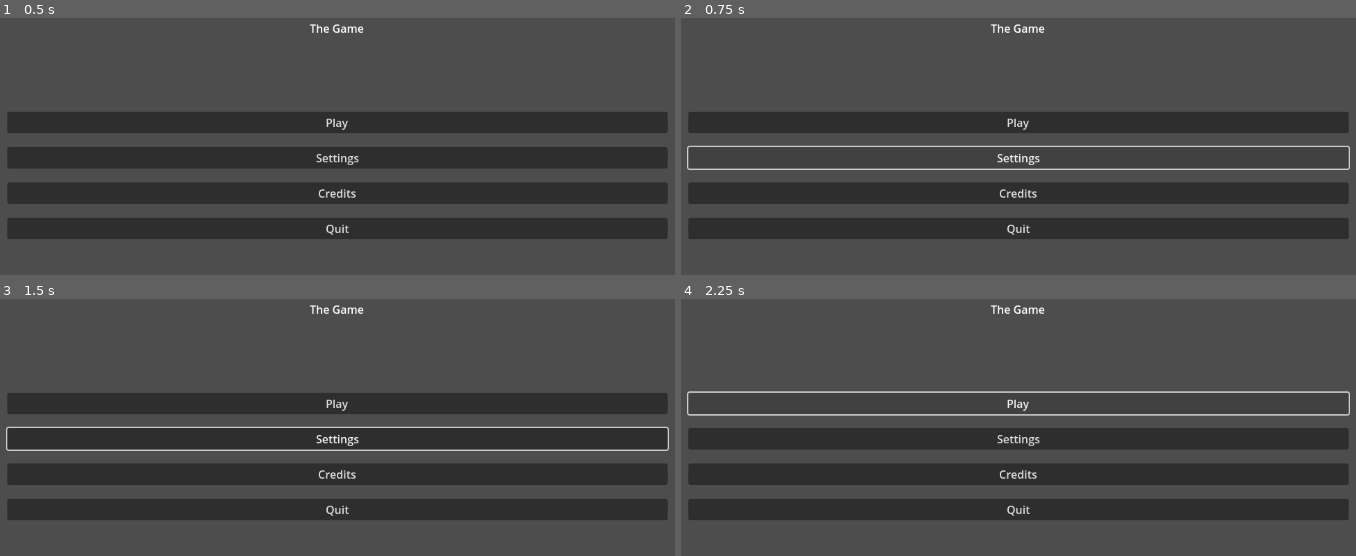
Above: before the commit, frames 1-4 (two rows, left to right).
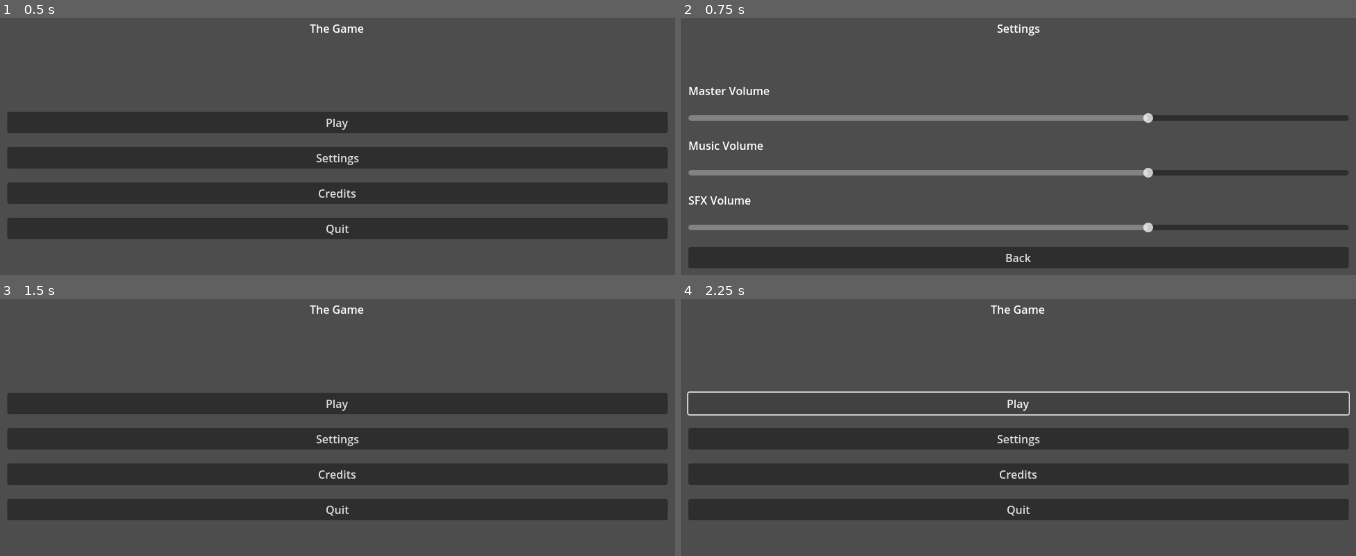
Above: after the commit, the same moments.

Repository: Zailef/GameOff2024
Game: Godot game, scene res://scenes/menus/main_menu/main_menu.tscn
The game is run twice, just before and just after one commit, with the same random seed, the same clock (stepped at 60 frames per second) and the same inputs.
Inputs (mouse positions are in pixels of both pictures, inside the frame that each line leads up to):
- Up to frame 1 (0.5 s): no input
- Up to frame 2 (0.75 s): click "Settings" at 0.5 s
- Up to frame 3 (1.5 s): click (337, 538) at 1.25 s, where only the run after the commit has a clickable "Back"
- Up to frame 4 (2.25 s): click "Play" at 2 s

Frame 1 is identical in both runs. In frame 2, 35% of the frame differs, in the area x 0-100%, y 2-98%; in frame 3, 1.6%; in frame 4, nothing differs.

Commit message:
Add a settings menu stub

Diff:
--- a/scenes/menus/main_menu/main_menu.gd
+++ b/scenes/menus/main_menu/main_menu.gd
@@ -4,6 +4,8 @@
 @onready var settings_button: Button = %SettingsButton
 @onready var credits_button: Button = %CreditsButton
 @onready var quit_button: Button = %QuitButton
+
+var settings_menu_scene: PackedScene = preload("res://scenes/menus/settings_menu/settings_menu.tscn")
 
 func _ready() -> void:
     play_button.pressed.connect(_on_play_button_pressed)
@@ -15,7 +17,7 @@
     pass
 
 func _on_settings_button_pressed() -> void:
-    pass
+    get_tree().change_scene_to_packed(settings_menu_scene)
 
 func _on_credits_button_pressed() -> void:
     pass
--- /dev/null
+++ b/scenes/menus/settings_menu/settings_menu.gd
@@ -0,0 +1,37 @@
+extends Control
+
+@onready var back_button: Button = %BackButton
+@onready var sound_effect_slider: HSlider = %SFXVolumeSlider
+@onready var music_slider: HSlider = %MusicVolumeSlider
+@onready var master_slider: HSlider = %MasterVolumeSlider
+@onready var sfx_sampler: AudioStreamPlayer = $SFXSampler
+
+var main_menu_scene: PackedScene = load("res://scenes/menus/main_menu/main_menu.tscn")
+
+func _ready() -> void:
+	set_process(false)
+
+	back_button.pressed.connect(_on_back_button_pressed)
+
+	sound_effect_slider.value_changed.connect(_on_sound_effect_slider_value_changed)
+	music_slider.value_changed.connect(_on_music_slider_value_changed)
+	master_slider.value_changed.connect(_on_master_slider_value_changed)
+
+func _on_back_button_pressed() -> void:
+	get_tree().change_scene_to_packed(main_menu_scene)
+
+func _on_master_slider_value_changed(value: float) -> void:
+	AudioServer.set_bus_volume_db(AudioServer.get_bus_index("Master"), _linear_to_db(clamp(value, 0, 1)))
+
+func _on_sound_effect_slider_value_changed(value: float) -> void:
+	AudioServer.set_bus_volume_db(AudioServer.get_bus_index("SFX"), _linear_to_db(clamp(value, 0, 1)))
+	sfx_sampler.play()
+
+func _on_music_slider_value_changed(value: float) -> void:
+	AudioServer.set_bus_volume_db(AudioServer.get_bus_index("Music"), _linear_to_db(clamp(value, 0, 1)))
+
+func _linear_to_db(value: float) -> float:
+	if value == 0:
+		return -80
+	else:
+		return 20 * log(value) / log(10)
--- /dev/null
+++ b/scenes/menus/settings_menu/settings_menu.tscn
@@ -0,0 +1,75 @@
+[gd_scene load_steps=2 format=3 uid="uid://djrd4sci3aady"]
+
+[ext_resource type="Script" path="res://scenes/menus/settings_menu/settings_menu.gd" id="1_ksp3g"]
+
+[node name="SettingsMenu" type="Control"]
+layout_mode = 3
+anchors_preset = 15
+anchor_right = 1.0
+anchor_bottom = 1.0
+grow_horizontal = 2
+grow_vertical = 2
+script = ExtResource("1_ksp3g")
+
+[node name="MarginContainer" type="MarginContainer" parent="."]
+layout_mode = 1
+anchors_preset = 15
+anchor_right = 1.0
+anchor_bottom = 1.0
+grow_horizontal = 2
+grow_vertical = 2
+theme_override_constants/margin_left = 100
+theme_override_constants/margin_top = 100
+theme_override_constants/margin_right = 100
+theme_override_constants/margin_bottom = 100
+
+[node name="SettingsLabel" type="Label" parent="MarginContainer"]
+layout_mode = 2
+size_flags_vertical = 0
+text = "Settings"
+horizontal_alignment = 1
+
+[node name="ControlsContainer" type="VBoxContainer" parent="MarginContainer"]
+layout_mode = 2
+size_flags_vertical = 4
+theme_override_constants/separation = 20
+
+[node name="MasterVolumeLabel" type="Label" parent="MarginContainer/ControlsContainer"]
+layout_mode = 2
+text = "Master Volume"
+
+[node name="MasterVolumeSlider" type="HSlider" parent="MarginContainer/ControlsContainer"]
+unique_name_in_owner = true
+layout_mode = 2
+max_value = 1.0
+step = 0.1
+value = 0.7
+
+[node name="MusicVolumeLabel" type="Label" parent="MarginContainer/ControlsContainer"]
+layout_mode = 2
+text = "Music Volume"
+
+[node name="MusicVolumeSlider" type="HSlider" parent="MarginContainer/ControlsContainer"]
+unique_name_in_owner = true
+layout_mode = 2
+max_value = 1.0
+step = 0.1
+value = 0.7
+
+[node name="SFXVolumeLabel" type="Label" parent="MarginContainer/ControlsContainer"]
+layout_mode = 2
+text = "SFX Volume"
+
+[node name="SFXVolumeSlider" type="HSlider" parent="MarginContainer/ControlsContainer"]
+unique_name_in_owner = true
+layout_mode = 2
+max_value = 1.0
+step = 0.1
+value = 0.7
+
+[node name="BackButton" type="Button" parent="MarginContainer/ControlsContainer"]
+unique_name_in_owner = true
+layout_mode = 2
+text = "Back"
+
+[node name="SFXSampler" type="AudioStreamPlayer" parent="."]
